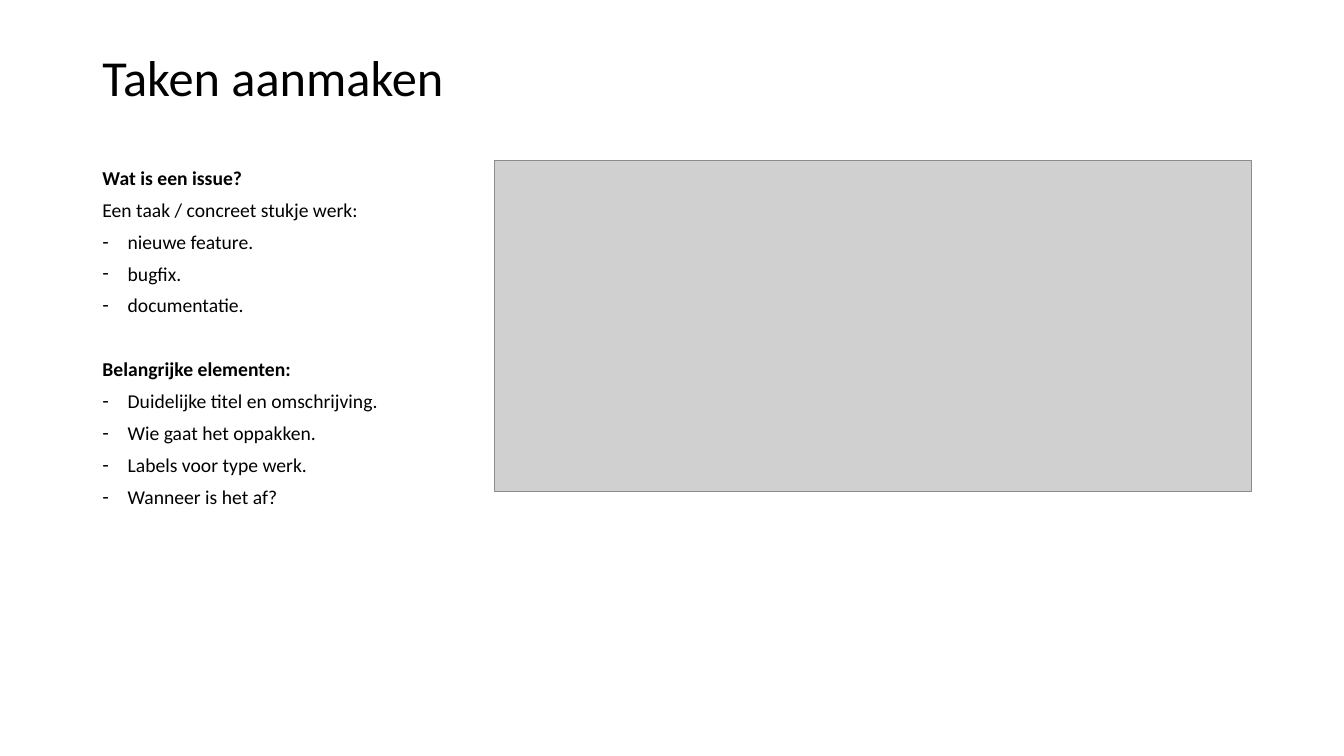
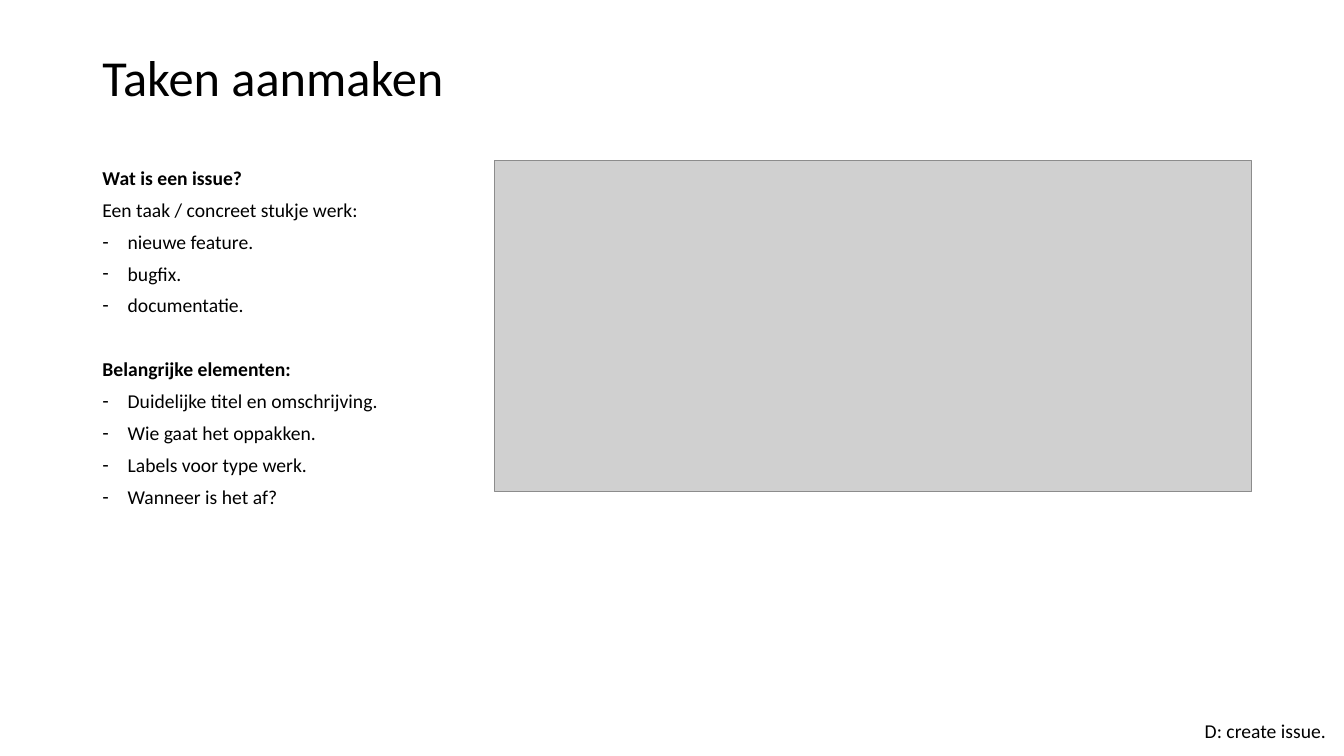
Before and after one commit to LFKoning/knowledge-sharing, a slide deck: slide 41 of git_course/2_collaboration/git_collaboration.pptx (slide 39 before the commit). Drawn at 1344x756 pixels with LibreOffice and Linux fonts; fonts in the diff are those of the drawing; grey boxes stand for pictures. Boxes give left, top, right and bottom in pixels: in the first picture for what was removed or moved away, otherwise in the second. Text is boxed around its words. In the diff, an @@ line names an element or a change of style, - is before the commit and + after.

```diff
--- a/git_course/2_collaboration/git_collaboration.pptx
+++ b/git_course/2_collaboration/git_collaboration.pptx
@@ text added at box(1205, 724, 1326, 738), 14 pt, text #000000 @@
+D: create issue.
```
Also in this commit, not shown: 3 other slides changed, 2 slides added, 1 slide removed.
